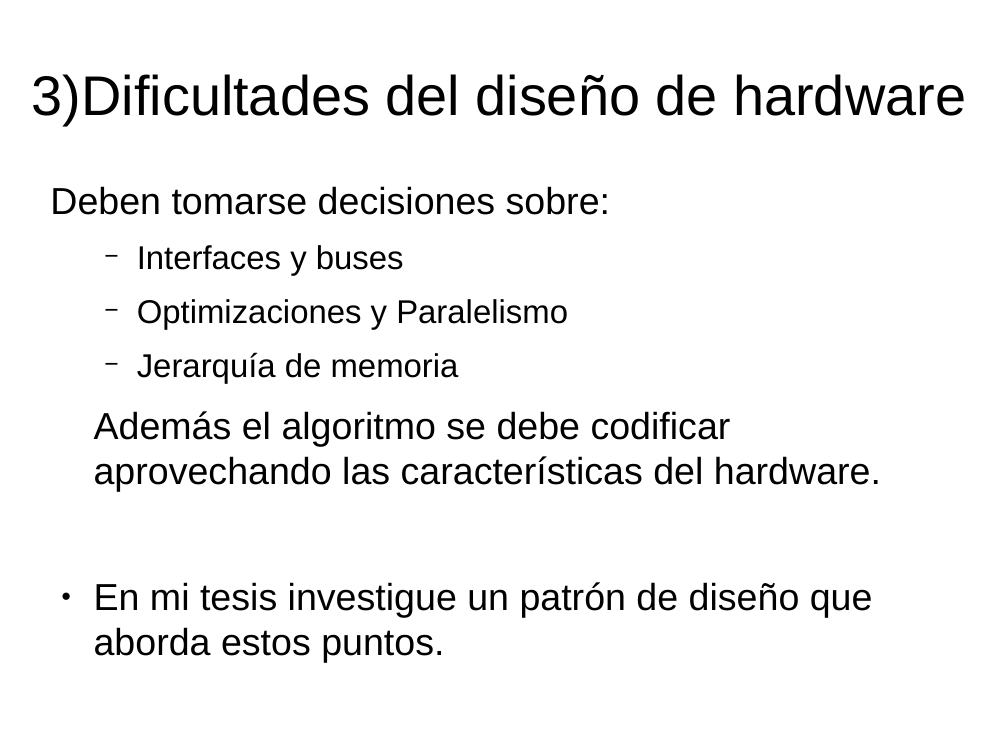
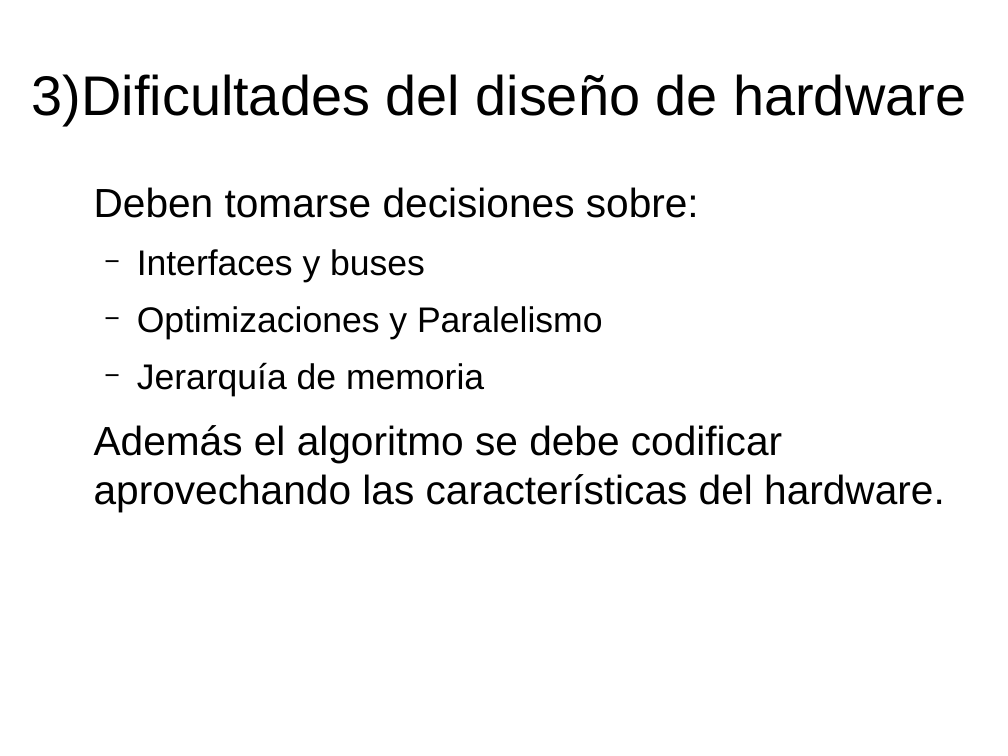
Before and after one commit to miguelgarcia/sase2017-hls-video, a slide deck: slide 25 of presentacion.odp (slide 24 before the commit). Drawn at 1008x756 pixels with LibreOffice and Linux fonts; fonts in the diff are those of the drawing. Boxes give left, top, right and bottom in pixels: in the first picture for what was removed or moved away, otherwise in the second. Text is boxed around its words. In the diff, an @@ line names an element or a change of style, - is before the commit and + after.

```diff
--- a/presentacion.odp
+++ b/presentacion.odp
@@ text "Deben tomarse decisiones sobre:" at [94, 187, 945, 512]: size 29.6 to 32 pt in "Deben tomarse decisiones sobre:", "Además el algoritmo se debe codificar aprovechando ..."; size 25.9 to 28 pt in "Interfaces y buses", "Optimizaciones y Paralelismo", "Jerarquía de memoria"; indent changed @@
@@ text at [94, 582, 873, 618]: paragraph removed @@
-● En mi tesis investigue un patrón de diseño que aborda estos puntos.
```
Also in this commit, not shown: 16 other slides changed, 5 slides added, 2 slides removed.
